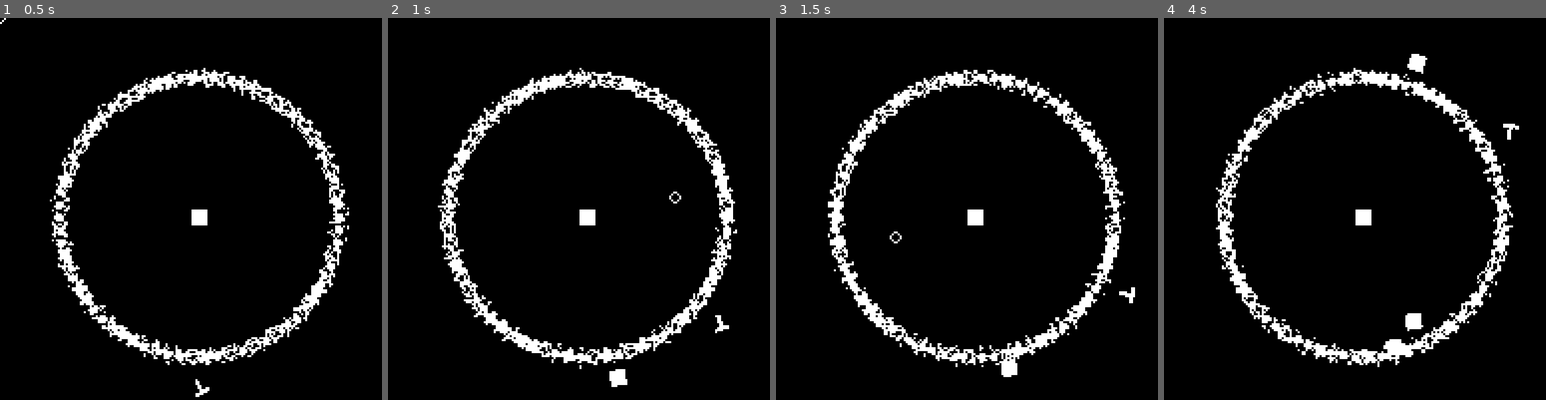
Above: before the commit, frames 1-4 (left to right).
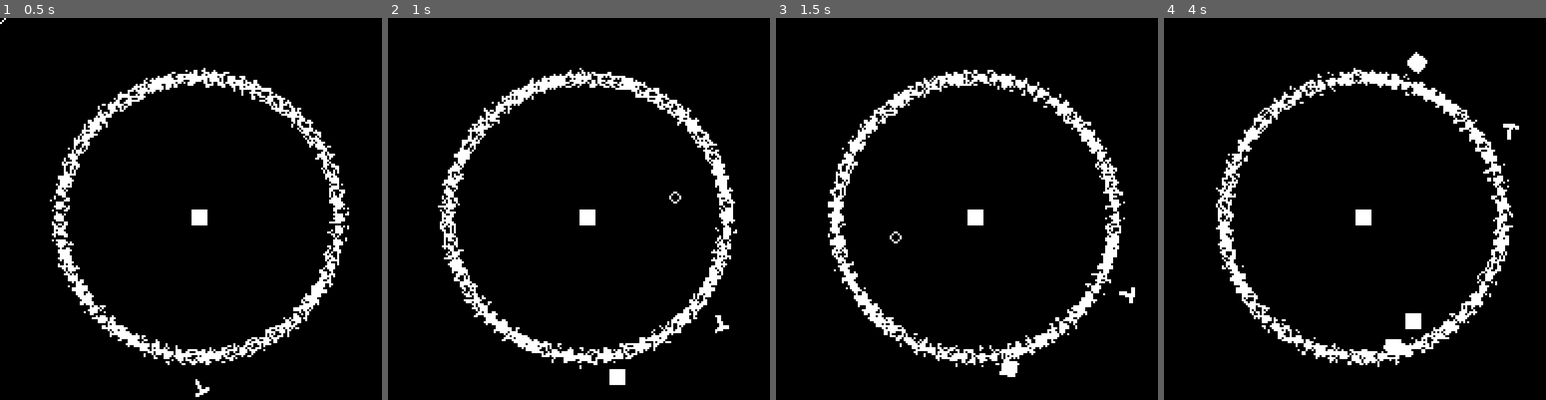
Above: after the commit, the same moments.

Repository: leogeier/amalgamage
Game: Godot game, scene res://scenes/Arena/Arena.tscn
Two runs of this game, one before a commit and one after it. Both use one fixed random seed, a clock stepped at 60 frames per second and the inputs below.
Inputs (mouse positions are in pixels of both pictures, inside the frame that each line leads up to):
- Up to frame 1 (0.5 s): no input
- Up to frame 2 (1 s): move the mouse to (674, 197) at 0.52 s; hold Right (ui_right) from 0.53 s (still down); tap Space (shoot) at 0.6 s
- Up to frame 3 (1.5 s): move the mouse to (894, 235) at 1.27 s; release Right (ui_right) at 1.28 s; hold Left (ui_left) from 1.28 s (still down); tap Space (shoot) at 1.35 s
- Up to frame 4 (4 s): move the mouse to (1404, 128) at 2.02 s; release Left (ui_left) at 2.03 s; hold Right (ui_right) 2.03-3.53 s; tap Space (shoot) at 2.1, 2.85, 3.6 s; move the mouse to (1343, 296) at 2.77 s; move the mouse to (1484, 277) at 3.52 s; hold Left (ui_left) from 3.53 s (still down)

Frame 1 is identical in both runs. In frame 2, less than 0.1% of the frame differs, in the area x 57-63%, y 91-97%; in frame 3, less than 0.1%; in frame 4, less than 0.1%, in the area x 57-69%, y 8-89%.

Commit message:
shot blocks rotate

Diff:
--- a/ld-46/scenes/Block/Block.gd
+++ b/ld-46/scenes/Block/Block.gd
@@ -3,8 +3,11 @@
 
 var velocity = 0
 var direction = Vector2()
+var sprite_rot_speed = 0
 var type = "normal"
 var remove = false
+
+const max_rot_speed = .05
 
 
 func schedule_removal():
@@ -16,9 +19,13 @@
 		var amalgam = amalgam_group[0]
 		connect("body_entered", amalgam, "handle_block_collision", [self])
 
+	sprite_rot_speed = rand_range(-max_rot_speed, max_rot_speed)
+
 func _process(delta):
 	position +=  velocity * direction * delta
 
 	if remove:
 		get_parent().remove_child(self)
 		queue_free()
+
+	$BlockSprite.rotate(sprite_rot_speed)
